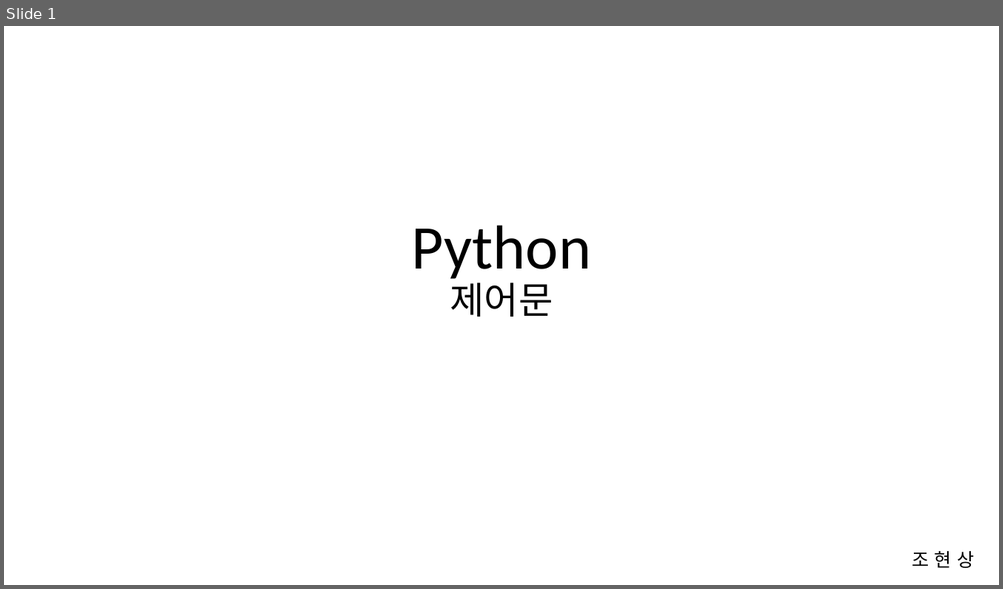
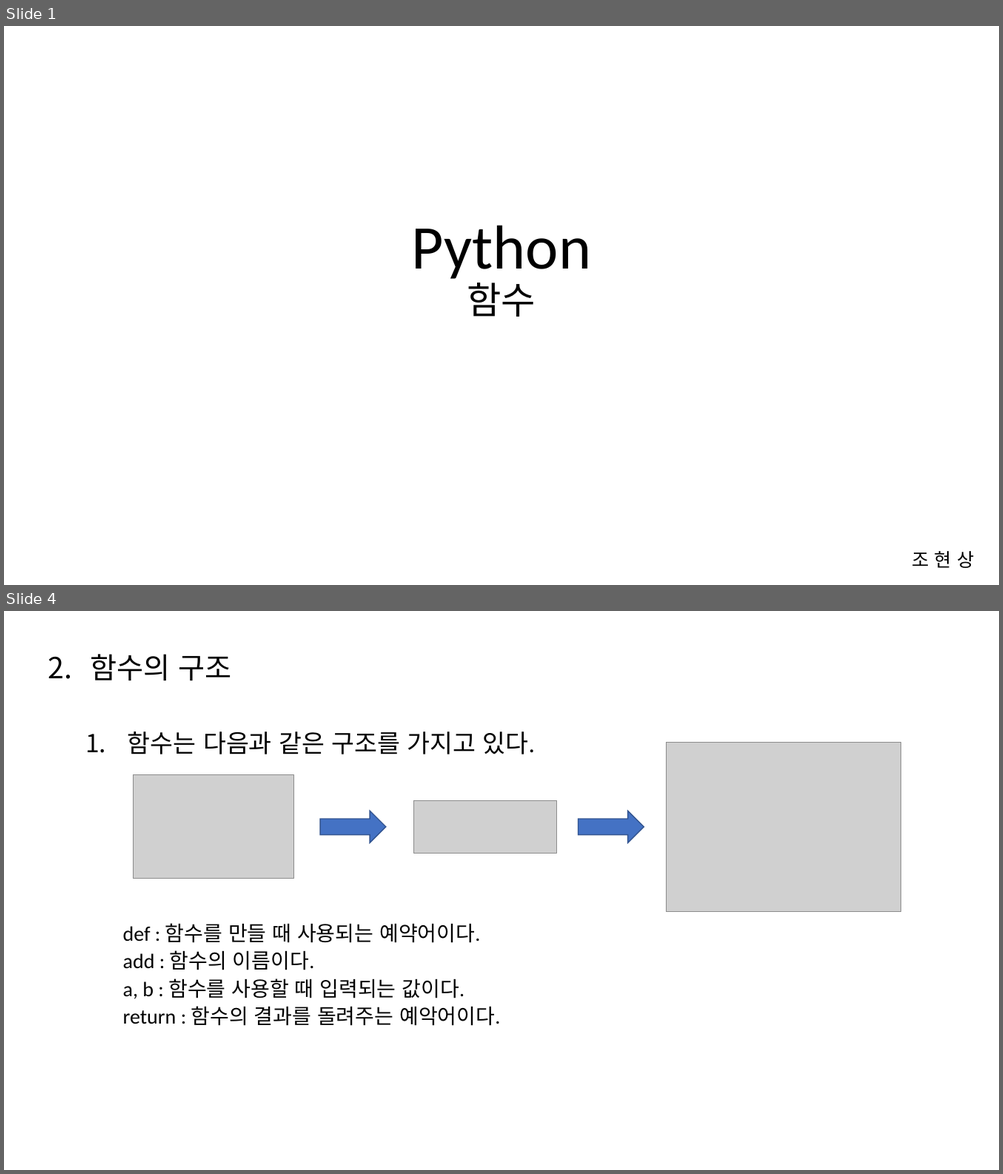
Before and after one commit to Cho-Hyeon-Sang/python, a slide deck: 3_Function/python_함수.pptx. Shown one above the other, each under a label of ours: slide 1 before the commit, slides 1 and 4 after it; the slides between them are not shown. The pictures are 1003x589 and 1003x1174 pixels, drawn with LibreOffice and Linux fonts; fonts in the diff are those of the drawing; grey boxes stand for pictures. Boxes give left, top, right and bottom in pixels: in the first picture for what was removed or moved away, otherwise in the second. Text is boxed around its words. In the diff, an @@ line names an element or a change of style, - is before the commit and + after.

Commit message:
Feat : 함수 ppt 추가

```diff
--- a/3_Function/python_함수.pptx
+++ b/3_Function/python_함수.pptx
@@ slide 4 added at [4,611,999,1170], background #FFFFFF @@
@@ text added at [91,654,535,1026], 20 pt, text #000000 @@
+2. 함수의 구조
+  1. 함수는 다음과 같은 구조를 가지고 있다.
+    def : 함수를 만들 때 사용되는 예약어이다.
+    add : 함수의 이름이다.
+    a, b : 함수를 사용할 때 입력되는 값이다.
+    return : 함수의 결과를 돌려주는 예악어이다.
@@ picture added at [666,742,901,912] @@
@@ picture added at [133,775,293,879] @@
@@ picture added at [414,800,557,854] @@
@@ right arrow added at [320,811,386,843], fill #4472C4, outline #325491 1 pt @@
@@ right arrow added at [578,811,643,843], fill #4472C4, outline #325491 1 pt @@
@@ slide 1 changed as well @@
@@ title at [411,225,591,317]: text changed @@
-Python
-제어문
+Python
+함수
```
Also in this commit, not shown: 6 other slides added, 13 slides removed, 1 other file.
